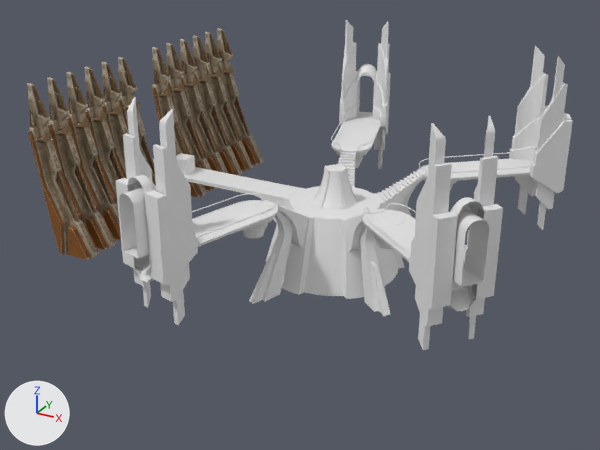
The glTF model assets/models/Escenario_2.gltf: old version first, new version second.
Both versions are drawn from a 50 mm camera at (97.7, -67.3, 40.4) aimed at (54.9, 10.6, 1.5). Arrows for +X, +Y and +Z are at lower left; the lights stay in place. The older version comes first. Objects named as collision shapes, trigger or cutter boxes, shadow casters or lower levels of detail are left out. Where no turn or scale is listed for an object, it has been applied to the vertices.
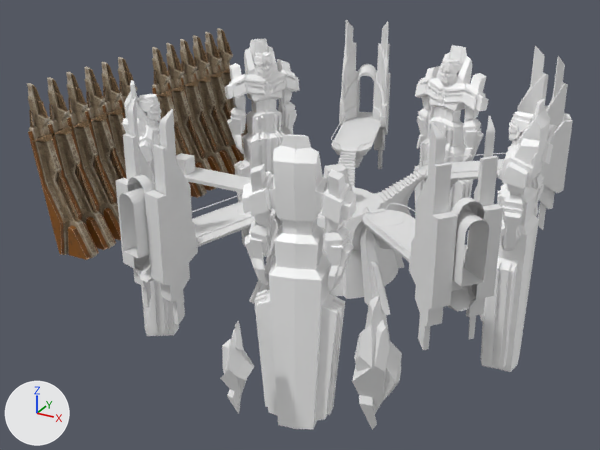
Boxes [x1, y1, x2, y2] around the edits, measured in the pictures (600 x 450 px):
'estatua.002', added
    after: [242, 134, 356, 429]
'estatua', added
    after: [480, 99, 557, 372]
'estatua.004', added
    after: [225, 39, 300, 255]
'estatua.001', added
    after: [414, 45, 489, 219]
'roca grande', added
    after: [352, 295, 402, 430]
'estatua.003', added
    after: [123, 80, 179, 336]
'roca pequeña', added
    after: [220, 321, 254, 414]
'Cylinder', unchanged, covered by the edit
    both: [266, 164, 404, 299]

The change, as a list of edits to the scene's bpy script:
```text
Add mat_material_005:
    mat_material_005 = principled_material('Material.005')
    mat_material_005.base_color = (1.0, 1.0, 1.0)  # white #ffffff
    mat_material_005.metallic = 0.0509
    mat_material_005.roughness = 0.504
Add me_cube_061:
    me_cube_061.from_pydata(...)  # 1059 vertices, 2112 faces; spans x -21.0..-13.4, y 7.7..17.0, z -7.6..22.2
    me_cube_061.materials.append(mat_material_005)  # white #ffffff
Add me_cube_060:
    me_cube_060.from_pydata(...)  # 1059 vertices, 2112 faces; spans x -20.8..-13.1, y -17.3..-8.1, z -7.6..22.2
    me_cube_060.materials.append(mat_material_005)  # white #ffffff
Add me_cube_059:
    me_cube_059.from_pydata(...)  # 1059 vertices, 2112 faces; spans x 1.2..11.2, y -23.1..-16.8, z -7.6..22.2
    me_cube_059.materials.append(mat_material_005)  # white #ffffff
Add me_cube_058:
    me_cube_058.from_pydata(...)  # 1059 vertices, 2112 faces; spans x 1.1..11.1, y 16.9..23.1, z -7.6..22.2
    me_cube_058.materials.append(mat_material_005)  # white #ffffff
Add me_cube_055:
    me_cube_055.from_pydata(...)  # 1059 vertices, 2112 faces; spans x 18.0..23.0, y -5.1..5.1, z -7.6..22.2
    me_cube_055.materials.append(mat_material_005)  # white #ffffff
Add me_cube_057:
    me_cube_057.from_pydata(...)  # 41 vertices, 78 faces; spans x -1.36..1.61, y -1.2..1.37, z -5.14..4.9
Add me_cube_056:
    me_cube_056.from_pydata(...)  # 64 vertices, 124 faces; spans x -2.19..2.32, y -1.89..1.72, z -7.52..6.86
Add ob_estatua_004:
    ob_estatua_004 = bpy.data.objects.new('estatua.004', me_cube_061)
    ob_estatua_004.location = (58.4, 12.7, -3.1)
Add ob_estatua_003:
    ob_estatua_003 = bpy.data.objects.new('estatua.003', me_cube_060)
    ob_estatua_003.location = (58.4, 12.7, -3.1)
Add ob_estatua_002:
    ob_estatua_002 = bpy.data.objects.new('estatua.002', me_cube_059)
    ob_estatua_002.location = (58.4, 12.7, -3.1)
Add ob_estatua_001:
    ob_estatua_001 = bpy.data.objects.new('estatua.001', me_cube_058)
    ob_estatua_001.location = (58.4, 12.7, -3.1)
Add ob_estatua:
    ob_estatua = bpy.data.objects.new('estatua', me_cube_055)
    ob_estatua.location = (58.4, 12.7, -3.1)
Add ob_roca_pequeña:
    ob_roca_pequeña = bpy.data.objects.new('roca pequeña', me_cube_057)
    ob_roca_pequeña.location = (61.1, -13.0, -2.3)
Add ob_roca_grande:
    ob_roca_grande = bpy.data.objects.new('roca grande', me_cube_056)
    ob_roca_grande.location = (72.1, -6.1, -2.3)
```
